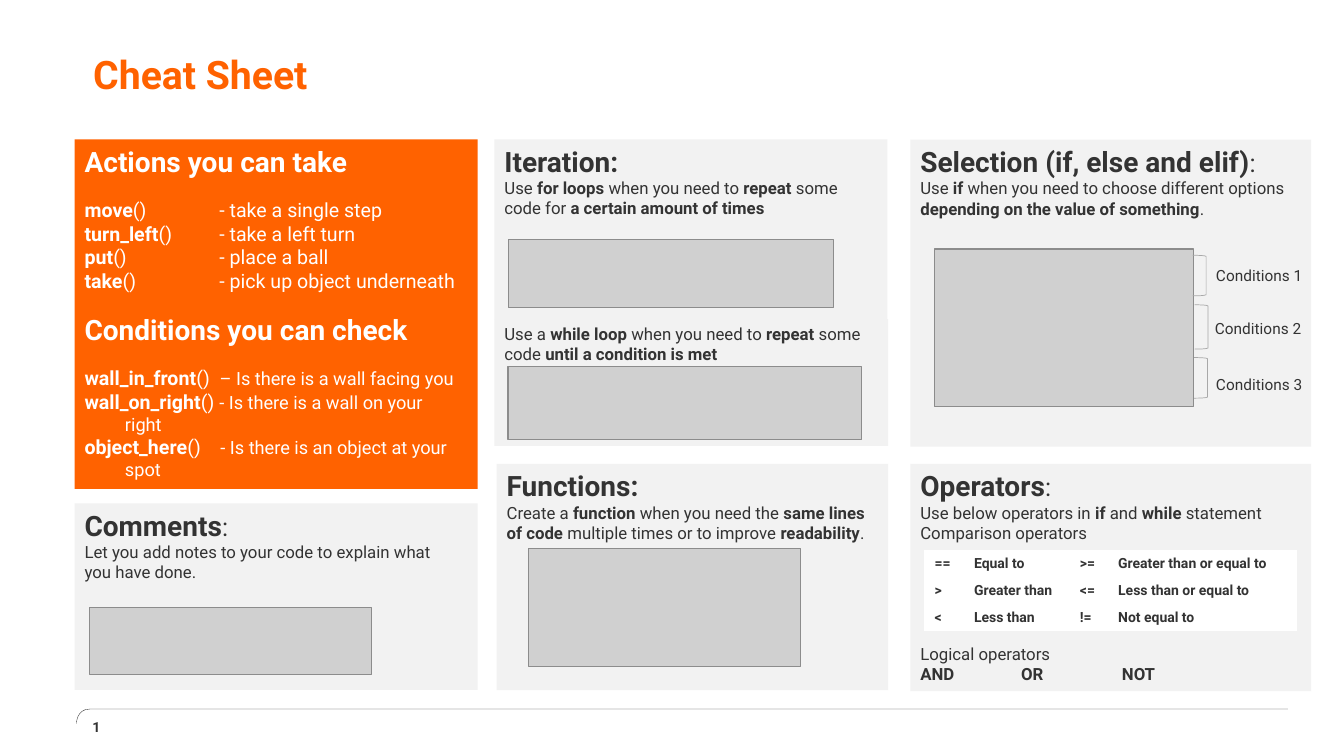
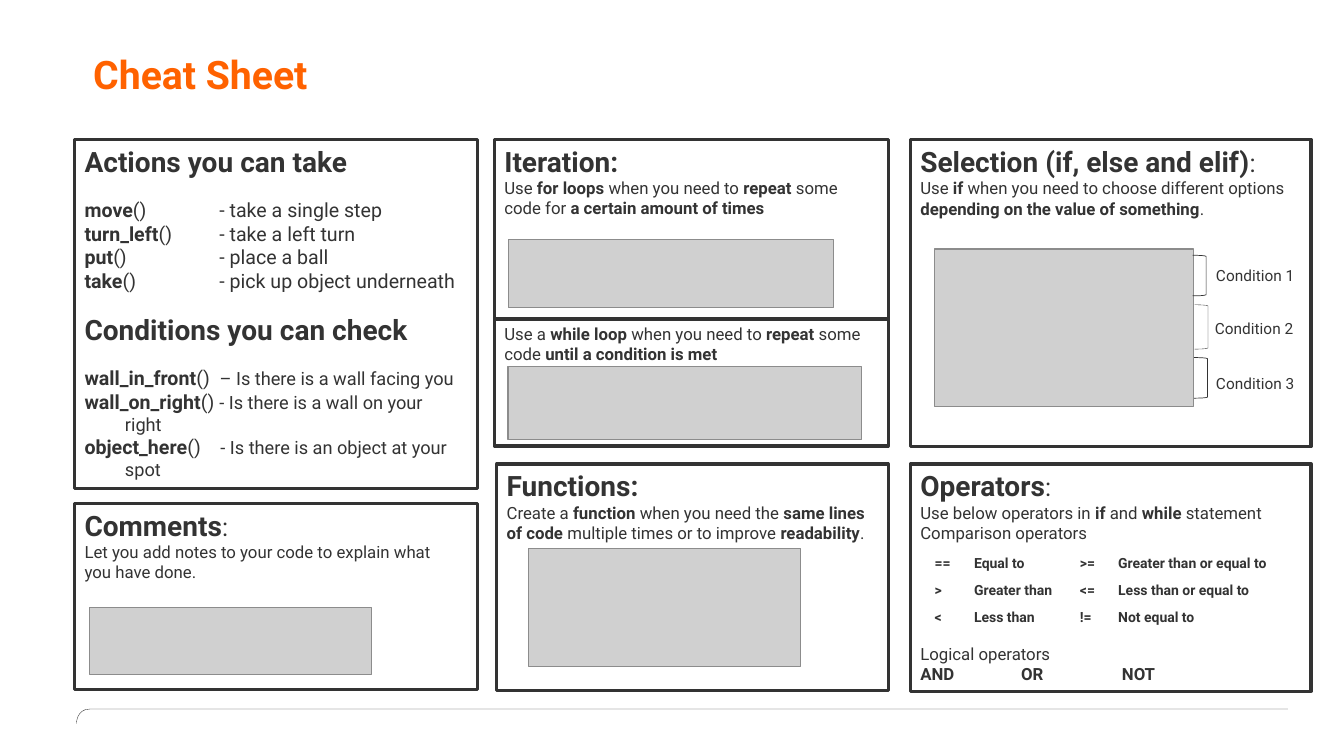
Before and after one commit to BjornvdLaan/pythoncourse, a slide deck: slide 1 of cheat_sheet.pptx. Drawn at 1344x756 pixels with LibreOffice and Linux fonts; fonts in the diff are those of the drawing; grey boxes stand for pictures; background and template pictures are left out. Boxes give left, top, right and bottom in pixels: in the first picture for what was removed or moved away, otherwise in the second. Text is boxed around its words. In the diff, an @@ line names an element or a change of style, - is before the commit and + after.

Commit message:
Removed background color from cheat sheet

```diff
--- a/cheat_sheet.pptx
+++ b/cheat_sheet.pptx
@@ rectangle "Actions you can take" at (75,139,478,489): text colour #FFFFFF to #333333; fill #FF6200 to none; outline none to #333333 2.25 pt @@
@@ fill #F2F2F2 to none; outline none to #333333 2.25 pt in 6 elements at (75,503,478,690), (495,320,889,447), (910,139,1312,447), (910,464,1312,692), (497,464,888,690), (495,139,889,319) @@
@@ right bracket at (1193,255,1206,295): outline #A8A8A8 0.5 pt to #333333 0.5 pt @@
@@ text at (1216,269,1295,281): text changed @@
-Conditions 1
+Condition 1
@@ right bracket at (1195,304,1208,349): outline #A8A8A8 0.5 pt to #333333 0.25 pt @@
@@ text at (1215,322,1294,334): text changed @@
-Conditions 2
+Condition 2
@@ right bracket at (1195,358,1208,398): outline #A8A8A8 0.5 pt to #333333 0.5 pt @@
@@ text at (1216,377,1295,389): text changed @@
-Conditions 3
+Condition 3
@@ page number removed at (92,722,100,732) @@
-1
```
